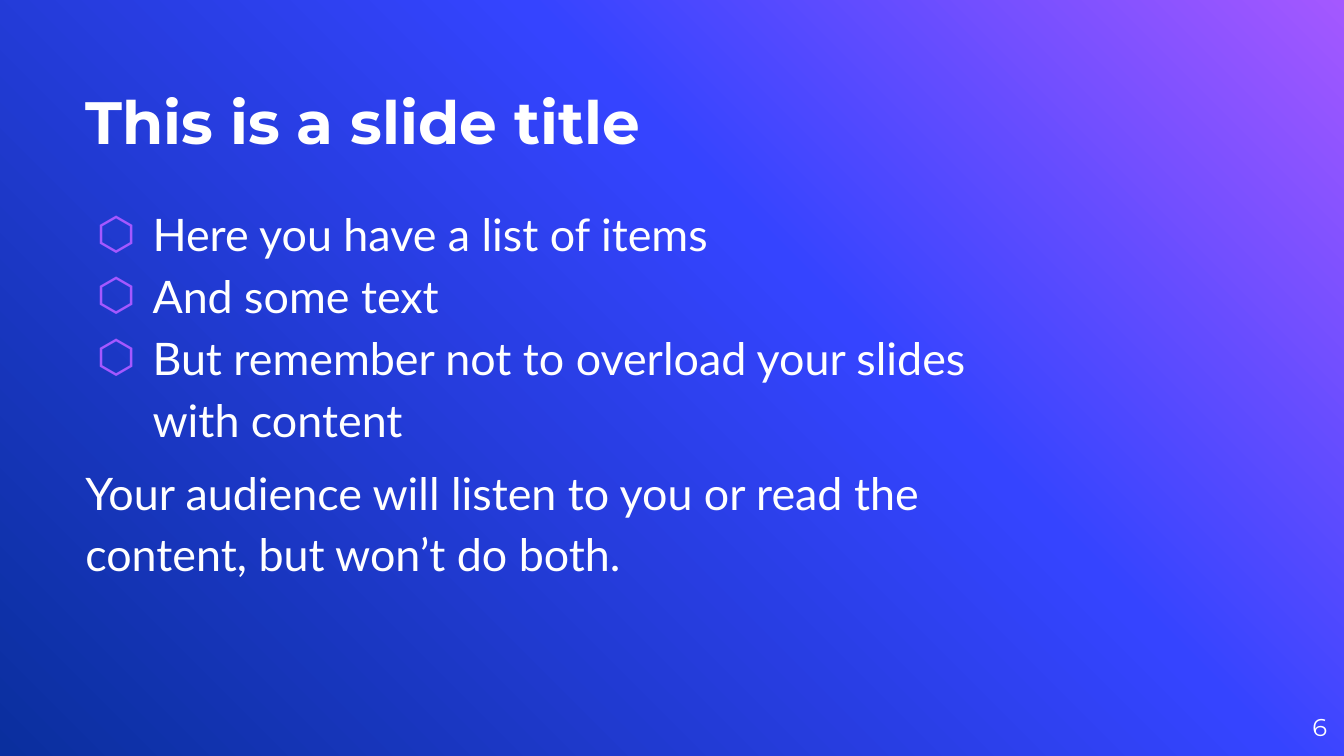
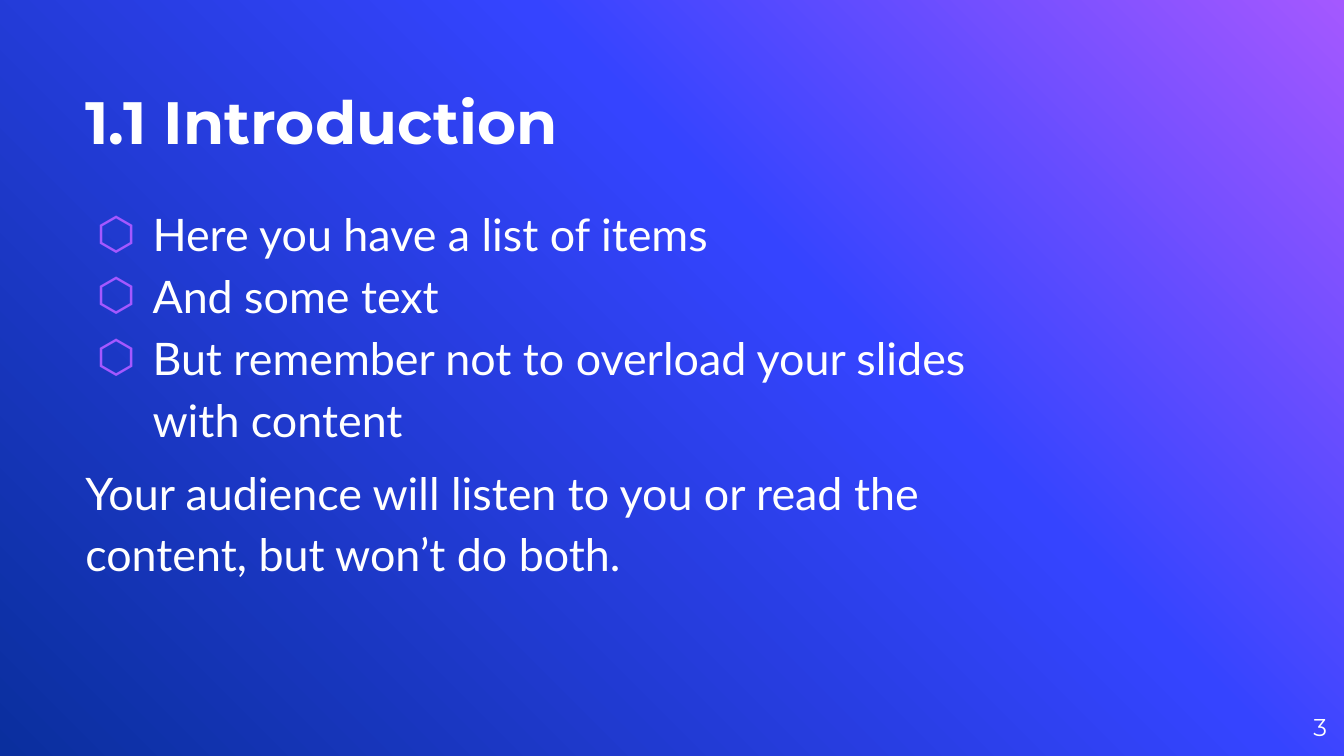
Before and after one commit to andrea-grandi/iot_project, a slide deck: slide 3 of presentation/presentation.pptx (slide 6 before the commit). Drawn at 1344x756 pixels with LibreOffice and Linux fonts; fonts in the diff are those of the drawing; background and template pictures are left out. Boxes give left, top, right and bottom in pixels: in the first picture for what was removed or moved away, otherwise in the second. Text is boxed around its words. In the diff, an @@ line names an element or a change of style, - is before the commit and + after.

```diff
--- a/presentation/presentation.pptx
+++ b/presentation/presentation.pptx
@@ title at bbox=[85, 97, 558, 145]: text changed @@
-This is a slide title
+1.1 Introduction
@@ page number at bbox=[1313, 719, 1327, 736]: text changed @@
-6
+3
```
Also in this commit, not shown: 5 other slides changed, 4 slides removed.
